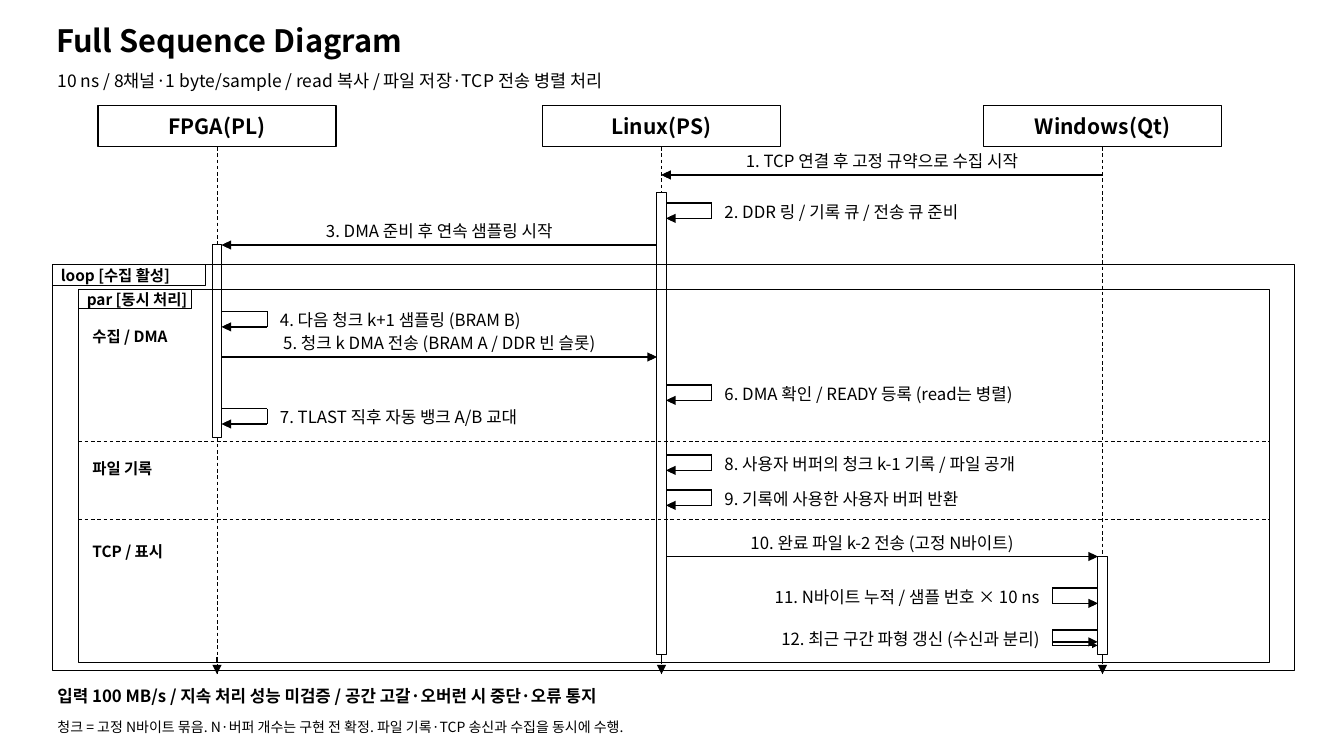
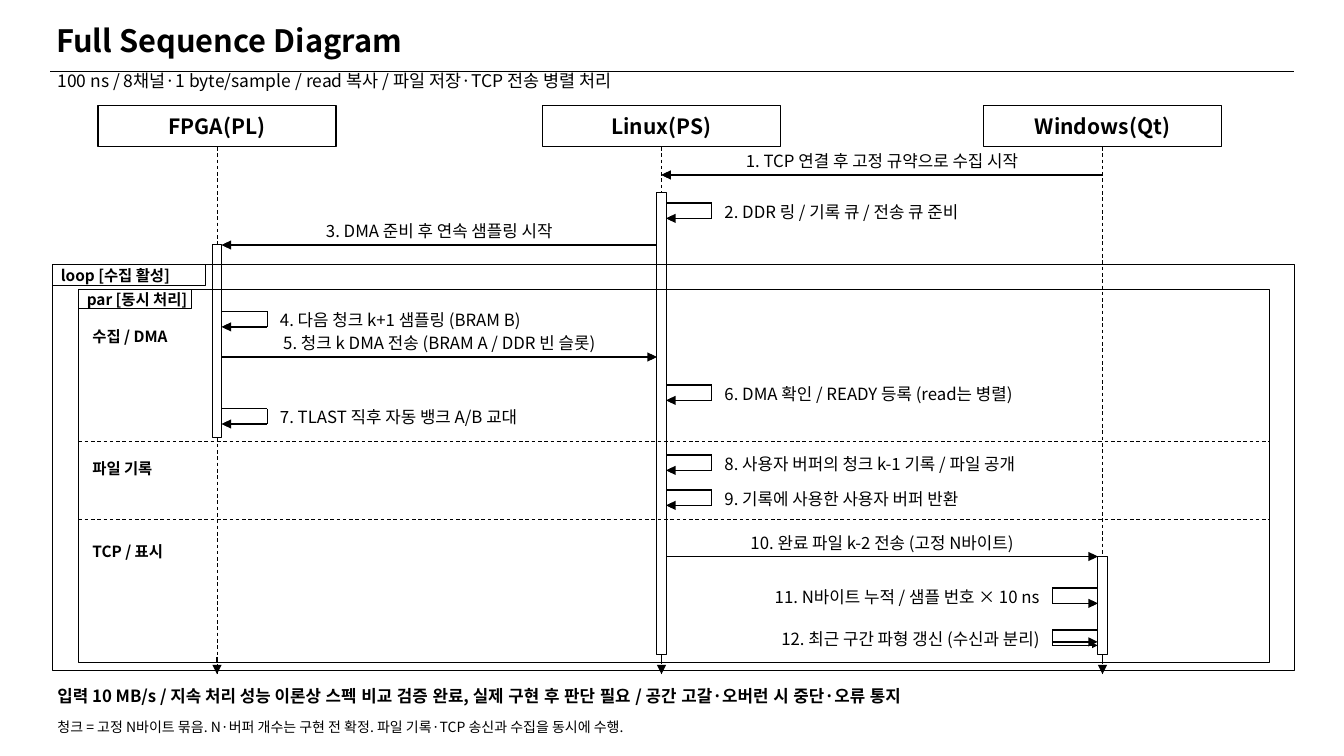
Before and after one commit to shinyuji/lucky_kernel, a slide deck: slide 2 of docs/FPGA_Linux_Qt_Sequence_Diagram.pptx (slide 1 before the commit). Drawn at 1344x756 pixels with LibreOffice and Linux fonts; fonts in the diff are those of the drawing. Boxes give left, top, right and bottom in pixels: in the first picture for what was removed or moved away, otherwise in the second. Text is boxed around its words. In the diff, an @@ line names an element or a change of style, - is before the commit and + after.

```diff
--- a/docs/FPGA_Linux_Qt_Sequence_Diagram.pptx
+++ b/docs/FPGA_Linux_Qt_Sequence_Diagram.pptx
@@ line added from (50, 71) to (1294, 71), #000000 0.9 pt @@
@@ text at bbox=[57, 71, 612, 91]: text changed @@
-10 ns / 8채널·1 byte/sample / read 복사 / 파일 저장·TCP 전송 병렬 처리
+100 ns / 8채널·1 byte/sample / read 복사 / 파일 저장·TCP 전송 병렬 처리
@@ text at bbox=[57, 688, 901, 706]: text changed @@
-입력 100 MB/s / 지속 처리 성능 미검증 / 공간 고갈·오버런 시 중단·오류 통지
+입력 10 MB/s / 지속 처리 성능 이론상 스펙 비교 검증 완료, 실제 구현 후 판단 필요 / 공간 고갈·오버런 시 중단·오류 통지
```
Also in this commit, not shown: 6 other slides changed, 2 slides added, 2 other files.
